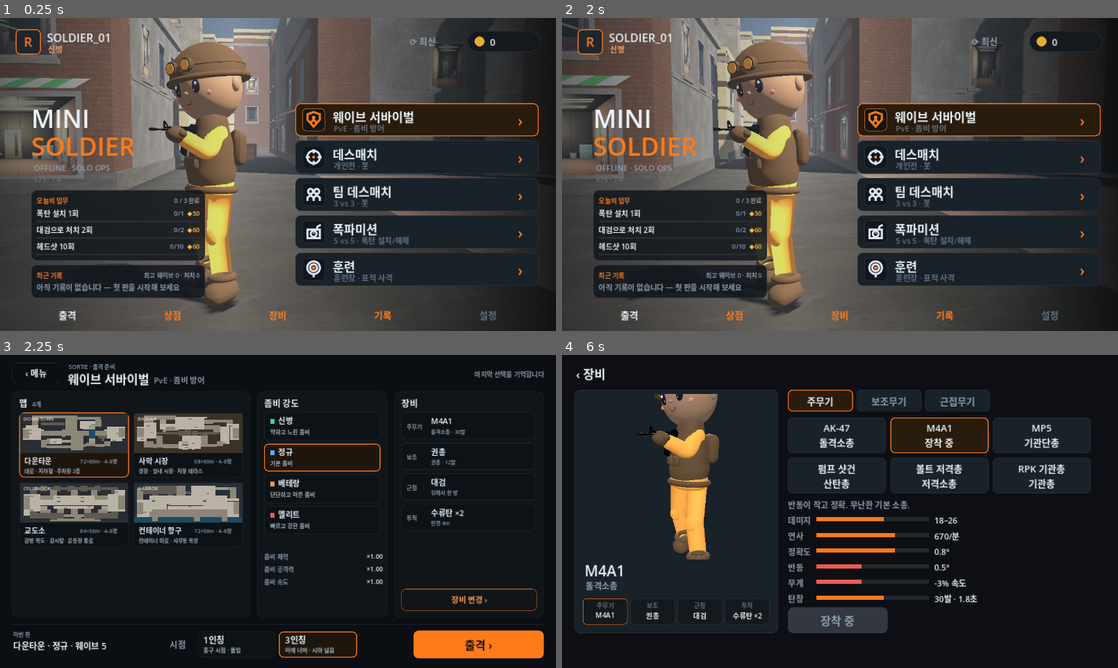
Above: before the commit, frames 1-4 (two rows, left to right).
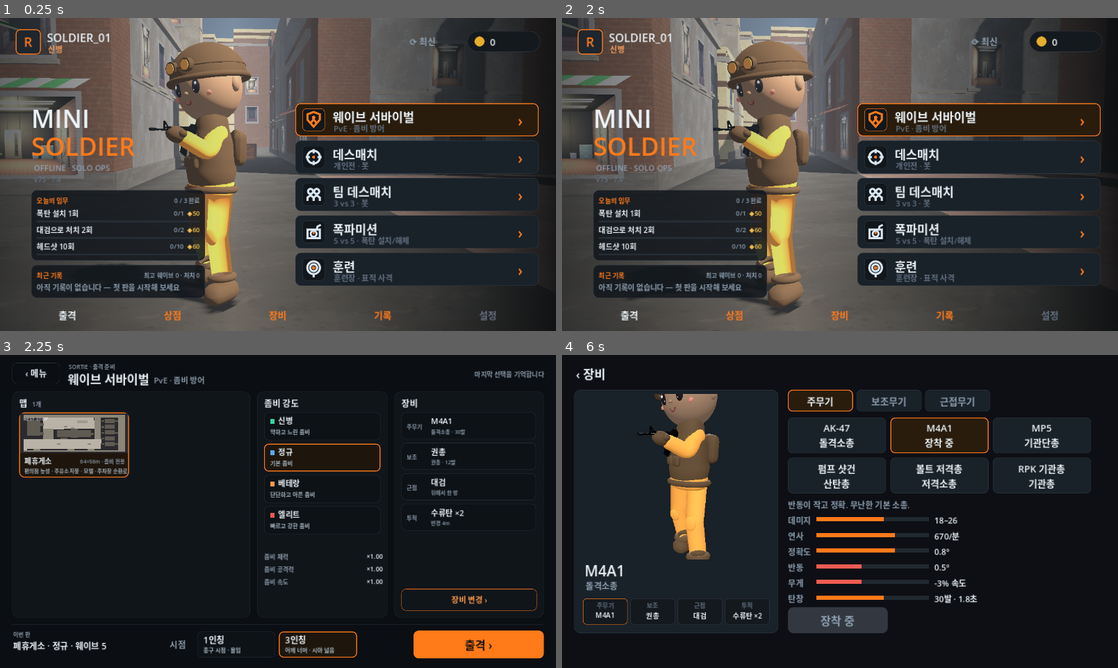
Above: after the commit, the same moments.

Repository: jjongjjongs/Reborn
Game: Godot game, scene res://Menu.tscn
Same seed, same stepped clock (60 frames per second), same inputs: the game is played once before the commit and once after it.
Inputs (mouse positions are in pixels of both pictures, inside the frame that each line leads up to):
- Up to frame 1 (0.25 s): no input
- Up to frame 2 (2 s): click "⟳ 최신" at 0.5 s; click "닫기" at 1.25 s
- Up to frame 3 (2.25 s): click (417, 455) at 2.02 s
- Up to frame 4 (6 s): click (634, 445) at 2.75 s, where only the run after the commit has a clickable "폐휴게소"; click (979, 492) at 3.52 s; click (979, 530) at 4.27 s; click (979, 567) at 5.02 s; click (979, 605) at 5.77 s

Frames 1-2 are identical in both runs. In frame 3, 10% of the frame differs, in the area x 2-44%, y 14-95%; in frame 4, nothing differs.

Commit message:
Zombie survival gets its own map: abandoned highway rest stop (dusk)
Plan zombie_reststop (shop hold-out, climbable fuel canopy, motel rooms, parking loop, garage),
dedicated zombie spawns (z) in the ASCII plans, dusk theme, rest-stop props; survival sortie lists
only zombie maps.

Co-Authored-By: Claude Opus 5.5 <noreply@anthropic.com>
Claude-Session: https://claude.ai/code/session_017gCHGQkLFHx2VS6S1QuV14

Diff:
--- /dev/null
+++ b/game/assets/maps/zombie_reststop.json
@@ -0,0 +1,788 @@
+{
+ "name": "zombie_reststop",
+ "theme": "dusk",
+ "mode": "survival",
+ "W": 64.0,
+ "H": 56.0,
+ "_note": "generated by tools/blender/ascii_plan.py from zombie_reststop.txt",
+ "spaces": [
+  [
+   "street",
+   2.0,
+   2.0,
+   62.0,
+   6.0,
+   0.0,
+   null
+  ],
+  [
+   "plaza",
+   14.0,
+   6.0,
+   44.0,
+   10.0,
+   0.0,
+   null
+  ],
+  [
+   "street",
+   44.0,
+   6.0,
+   48.0,
+   36.0,
+   0.0,
+   null
+  ],
+  [
+   "street",
+   58.0,
+   6.0,
+   62.0,
+   54.0,
+   0.0,
+   null
+  ],
+  [
+   "room",
+   50.0,
+   8.0,
+   56.0,
+   14.0,
+   0.0,
+   3.2
+  ],
+  [
+   "room",
+   4.0,
+   10.0,
+   12.0,
+   32.0,
+   0.0,
+   3.2
+  ],
+  [
+   "plaza",
+   14.0,
+   10.0,
+   18.0,
+   22.0,
+   0.0,
+   null
+  ],
+  [
+   "plaza",
+   18.0,
+   10.0,
+   34.0,
+   16.0,
+   3.2,
+   null
+  ],
+  [
+   "plaza",
+   40.0,
+   10.0,
+   44.0,
+   22.0,
+   0.0,
+   null
+  ],
+  [
+   "room",
+   48.0,
+   10.0,
+   50.0,
+   12.0,
+   0.0,
+   3.2
+  ],
+  [
+   "room",
+   56.0,
+   10.0,
+   58.0,
+   12.0,
+   0.0,
+   3.2
+  ],
+  [
+   "room",
+   12.0,
+   14.0,
+   14.0,
+   18.0,
+   0.0,
+   3.2
+  ],
+  [
+   "plaza",
+   34.0,
+   14.0,
+   40.0,
+   22.0,
+   0.0,
+   null
+  ],
+  [
+   "plaza",
+   18.0,
+   16.0,
+   34.0,
+   18.0,
+   0.0,
+   null
+  ],
+  [
+   "room",
+   50.0,
+   16.0,
+   56.0,
+   22.0,
+   0.0,
+   3.2
+  ],
+  [
+   "plaza",
+   18.0,
+   18.0,
+   26.0,
+   22.0,
+   0.0,
+   null
+  ],
+  [
+   "street",
+   26.0,
+   18.0,
+   28.0,
+   20.0,
+   0.0,
+   null
+  ],
+  [
+   "plaza",
+   28.0,
+   18.0,
+   34.0,
+   20.0,
+   0.0,
+   null
+  ],
+  [
+   "room",
+   48.0,
+   18.0,
+   50.0,
+   20.0,
+   0.0,
+   3.2
+  ],
+  [
+   "plaza",
+   26.0,
+   20.0,
+   30.0,
+   22.0,
+   0.0,
+   null
+  ],
+  [
+   "street",
+   30.0,
+   20.0,
+   32.0,
+   22.0,
+   0.0,
+   null
+  ],
+  [
+   "plaza",
+   32.0,
+   20.0,
+   34.0,
+   22.0,
+   0.0,
+   null
+  ],
+  [
+   "street",
+   14.0,
+   22.0,
+   20.0,
+   36.0,
+   0.0,
+   null
+  ],
+  [
+   "room",
+   30.0,
+   22.0,
+   34.0,
+   34.0,
+   0.0,
+   3.2
+  ],
+  [
+   "room",
+   22.0,
+   24.0,
+   30.0,
+   34.0,
+   0.0,
+   3.2
+  ],
+  [
+   "room",
+   34.0,
+   24.0,
+   42.0,
+   34.0,
+   0.0,
+   3.2
+  ],
+  [
+   "room",
+   50.0,
+   24.0,
+   56.0,
+   30.0,
+   0.0,
+   3.2
+  ],
+  [
+   "room",
+   12.0,
+   26.0,
+   14.0,
+   30.0,
+   0.0,
+   3.2
+  ],
+  [
+   "room",
+   48.0,
+   26.0,
+   50.0,
+   28.0,
+   0.0,
+   3.2
+  ],
+  [
+   "room",
+   56.0,
+   26.0,
+   58.0,
+   28.0,
+   0.0,
+   3.2
+  ],
+  [
+   "room",
+   42.0,
+   28.0,
+   44.0,
+   30.0,
+   0.0,
+   3.2
+  ],
+  [
+   "room",
+   50.0,
+   32.0,
+   56.0,
+   38.0,
+   0.0,
+   3.2
+  ],
+  [
+   "room",
+   24.0,
+   34.0,
+   28.0,
+   36.0,
+   0.0,
+   3.2
+  ],
+  [
+   "room",
+   48.0,
+   34.0,
+   50.0,
+   36.0,
+   0.0,
+   3.2
+  ],
+  [
+   "plaza",
+   2.0,
+   36.0,
+   48.0,
+   42.0,
+   0.0,
+   null
+  ],
+  [
+   "room",
+   50.0,
+   40.0,
+   56.0,
+   46.0,
+   0.0,
+   3.2
+  ],
+  [
+   "plaza",
+   2.0,
+   42.0,
+   22.0,
+   50.0,
+   0.0,
+   null
+  ],
+  [
+   "street",
+   22.0,
+   42.0,
+   24.0,
+   44.0,
+   0.0,
+   null
+  ],
+  [
+   "plaza",
+   24.0,
+   42.0,
+   40.0,
+   50.0,
+   0.0,
+   null
+  ],
+  [
+   "street",
+   40.0,
+   42.0,
+   42.0,
+   44.0,
+   0.0,
+   null
+  ],
+  [
+   "plaza",
+   42.0,
+   42.0,
+   48.0,
+   50.0,
+   0.0,
+   null
+  ],
+  [
+   "room",
+   48.0,
+   42.0,
+   50.0,
+   44.0,
+   0.0,
+   3.2
+  ],
+  [
+   "room",
+   56.0,
+   42.0,
+   58.0,
+   44.0,
+   0.0,
+   3.2
+  ],
+  [
+   "plaza",
+   22.0,
+   44.0,
+   24.0,
+   50.0,
+   0.0,
+   null
+  ],
+  [
+   "plaza",
+   40.0,
+   44.0,
+   42.0,
+   50.0,
+   0.0,
+   null
+  ],
+  [
+   "plaza",
+   2.0,
+   50.0,
+   4.0,
+   52.0,
+   0.0,
+   null
+  ],
+  [
+   "street",
+   8.0,
+   50.0,
+   12.0,
+   54.0,
+   0.0,
+   null
+  ],
+  [
+   "street",
+   28.0,
+   50.0,
+   32.0,
+   54.0,
+   0.0,
+   null
+  ],
+  [
+   "street",
+   40.0,
+   50.0,
+   44.0,
+   54.0,
+   0.0,
+   null
+  ],
+  [
+   "street",
+   2.0,
+   52.0,
+   8.0,
+   54.0,
+   0.0,
+   null
+  ],
+  [
+   "street",
+   12.0,
+   52.0,
+   28.0,
+   54.0,
+   0.0,
+   null
+  ],
+  [
+   "street",
+   32.0,
+   52.0,
+   40.0,
+   54.0,
+   0.0,
+   null
+  ],
+  [
+   "street",
+   44.0,
+   52.0,
+   58.0,
+   54.0,
+   0.0,
+   null
+  ],
+  [
+   "street",
+   18.0,
+   10.0,
+   34.0,
+   16.0,
+   0.0,
+   2.8
+  ]
+ ],
+ "ramps": [
+  [
+   34.0,
+   10.0,
+   40.0,
+   14.0,
+   0.0,
+   3.2,
+   "w",
+   null
+  ]
+ ],
+ "blocks": [
+  [
+   30.25,
+   4.25,
+   1.5,
+   1.5,
+   1.1,
+   "crate"
+  ],
+  [
+   48.25,
+   4.25,
+   1.5,
+   1.5,
+   1.1,
+   "crate"
+  ],
+  [
+   24.25,
+   6.25,
+   1.5,
+   1.5,
+   1.1,
+   "crate"
+  ],
+  [
+   36.25,
+   6.25,
+   1.5,
+   1.5,
+   2.2,
+   "crate"
+  ],
+  [
+   6.25,
+   14.25,
+   3.5,
+   1.5,
+   2.2,
+   "crate"
+  ],
+  [
+   42.25,
+   18.25,
+   1.5,
+   1.5,
+   1.1,
+   "crate"
+  ],
+  [
+   16.25,
+   20.25,
+   1.5,
+   1.5,
+   1.1,
+   "crate"
+  ],
+  [
+   4.25,
+   24.25,
+   1.5,
+   3.5,
+   1.1,
+   "crate"
+  ],
+  [
+   26.0,
+   26.0,
+   4.0,
+   2.0,
+   1.0,
+   "barrier"
+  ],
+  [
+   34.0,
+   26.0,
+   4.0,
+   2.0,
+   1.0,
+   "barrier"
+  ],
+  [
+   26.0,
+   30.0,
+   4.0,
+   2.0,
+   1.0,
+   "barrier"
+  ],
+  [
+   34.0,
+   30.0,
+   4.0,
+   2.0,
+   1.0,
+   "barrier"
+  ],
+  [
+   4.0,
+   38.0,
+   4.0,
+   4.0,
+   2.6,
+   "cont0"
+  ],
+  [
+   4.0,
+   44.0,
+   2.0,
+   4.0,
+   2.6,
+   "cont1"
+  ],
+  [
+   12.25,
+   46.25,
+   1.5,
+   1.5,
+   2.2,
+   "crate"
+  ]
+ ],
+ "att_spawns": [],
+ "def_spawns": [],
+ "ffa_spawns": [
+  [
+   27.0,
+   19.0
+  ],
+  [
+   31.0,
+   21.0
+  ],
+  [
+   17.0,
+   31.0
+  ],
+  [
+   23.0,
+   43.0
+  ],
+  [
+   41.0,
+   43.0
+  ]
+ ],
+ "zombie_spawns": [
+  [
+   3.0,
+   3.0
+  ],
+  [
+   61.0,
+   5.0
+  ],
+  [
+   61.0,
+   27.0
+  ],
+  [
+   3.0,
+   53.0
+  ],
+  [
+   31.0,
+   53.0
+  ],
+  [
+   61.0,
+   53.0
+  ]
+ ],
+ "props": [
+  [
+   "barrel",
+   53.0,
+   5.0,
+   0
+  ],
+  [
+   "lamp",
+   15.0,
+   9.0,
+   0
+  ],
+  [
+   "barrel",
+   17.0,
+   9.0,
+   0
+  ],
+  [
+   "lamp",
+   43.0,
+   9.0,
+   0
+  ],
+  [
+   "lamp",
+   47.0,
+   17.0,
+   0
+  ],
+  [
+   "barrel",
+   47.0,
+   23.0,
+   0
+  ],
+  [
+   "barrel",
+   11.0,
+   39.0,
+   0
+  ],
+  [
+   "lamp",
+   15.0,
+   39.0,
+   0
+  ],
+  [
+   "lamp",
+   33.0,
+   39.0,
+   0
+  ],
+  [
+   "lamp",
+   47.0,
+   39.0,
+   0
+  ],
+  [
+   "car",
+   20.0,
+   41.0,
+   90
+  ],
+  [
+   "car",
+   38.0,
+   41.0,
+   90
+  ],
+  [
+   "car",
+   30.0,
+   45.0,
+   90
+  ],
+  [
+   "car",
+   20.0,
+   47.0,
+   90
+  ],
+  [
+   "barrel",
+   39.0,
+   47.0,
+   0
+  ],
+  [
+   "tree",
+   3.0,
+   51.0,
+   0
+  ],
+  [
+   "tree",
+   61.0,
+   51.0,
+   0
+  ]
+ ],
+ "mid": [
+  32.0,
+  28.0
+ ]
+}
--- a/game/main.gd
+++ b/game/main.gd
@@ -23,6 +23,7 @@
 	add_child(wm)
 
 func _build_world() -> void:
+	Controls.sel_map = "reststop"            # survival has its own map(s)
 	_map = MapBuilder.build(Controls.sel_map, self)
 
 func _add_box(parent: Node, size: Vector3, pos: Vector3, c: Color) -> void:
--- a/game/map_builder.gd
+++ b/game/map_builder.gd
@@ -16,10 +16,10 @@
 	b.root = parent
 	Radar.overview = null      # plan maps set their drawn overview; others are baked by the radar
 	match id:
-		"quarter", "dockside", "facility", "downtown", "bazaar", "cell", "harbor", "range":
+		"quarter", "dockside", "facility", "downtown", "bazaar", "cell", "harbor", "range", "reststop":
 			var m := MapPlan.new()
 			m.root = parent
-			return m.build_plan({"quarter": "oldquarter", "range": "training"}.get(id, id))
+			return m.build_plan({"quarter": "oldquarter", "range": "training", "reststop": "zombie_reststop"}.get(id, id))
 		"oldtown":
 			var o := MapOldTown.new()
 			o.root = parent
--- a/game/map_plan.gd
+++ b/game/map_plan.gd
@@ -13,6 +13,7 @@
 	"harbor": [Color(0.60, 0.72, 0.84), Color(0.76, 0.80, 0.86), Vector3(-42, -60, 0), Color(1.0, 0.92, 0.82), 1.15, Color(0.66, 0.74, 0.82)],
 	"city": [Color(0.60, 0.70, 0.82), Color(0.78, 0.80, 0.84), Vector3(-55, 40, 0), Color(1.0, 0.95, 0.88), 1.2, Color(0.68, 0.72, 0.78)],
 	"base": [Color(0.64, 0.72, 0.80), Color(0.82, 0.80, 0.76), Vector3(-50, -50, 0), Color(1.0, 0.94, 0.84), 1.2, Color(0.74, 0.76, 0.76)],
+	"dusk": [Color(0.42, 0.36, 0.44), Color(0.56, 0.54, 0.60), Vector3(-18, -70, 0), Color(1.0, 0.62, 0.38), 1.0, Color(0.40, 0.42, 0.40), 0.016],
 	"lab": [Color(0.66, 0.72, 0.78), Color(0.80, 0.82, 0.84), Vector3(-60, -15, 0), Color(0.96, 0.97, 1.0), 1.15, Color(0.70, 0.74, 0.78)],
 }
 var plan := {}
@@ -24,7 +25,7 @@
 	_hw = float(plan["W"]) * 0.5; _hh = float(plan["H"]) * 0.5
 	_bx = _hw; _bz = _hh
 	var e: Array = ENVS.get(String(plan.get("theme", "old")), ENVS["old"])
-	_env(e[0], e[1], 1.0, e[2], e[3], e[4], e[5], 0.006)
+	_env(e[0], e[1], 1.0, e[2], e[3], e[4], e[5], float(e[6]) if e.size() > 6 else 0.006)
 	var model: Node3D = (load("res://assets/maps/%s.gltf" % file) as PackedScene).instantiate()
 	nav.add_child(model)
 	for mi in model.find_children("*", "MeshInstance3D", true, false):
@@ -42,6 +43,7 @@
 	solid(-w, -h, w, -_hh, 30); solid(-w, _hh, w, h, 30)
 	solid(-w, -_hh, -_hw, _hh, 30); solid(_hw, -_hh, w, _hh, 30)
 	_plan_props()
+	if String(plan.get("name", "")) == "zombie_reststop": _reststop_props()
 	Radar.overview = _overview()
 	var bomb := plan.has("siteA") and plan.has("siteB")
 	if bomb:
@@ -55,7 +57,10 @@
 	var ffa: Array[Vector3] = []
 	for p in plan.get("ffa_spawns", []): ffa.append(_wp(p) + Vector3(0, 1.0, 0))
 	if ffa.is_empty(): ffa = att + def
-	var out := {"att": att, "def": def, "red": att, "blue": def, "ffa": ffa, "zombie": ffa,
+	var zs: Array[Vector3] = []
+	for p in plan.get("zombie_spawns", []): zs.append(_wp(p) + Vector3(0, 1.0, 0))
+	if zs.is_empty(): zs = ffa
+	var out := {"att": att, "def": def, "red": att, "blue": def, "ffa": ffa, "zombie": zs,
 		"player": att[0] if bomb else ffa[0], "bounds": Rect2(-_hw, -_hh, _hw * 2.0, _hh * 2.0),
 		"mid": _wp(plan["mid"]) + Vector3(0, 0.5, 0)}
 	if bomb:
@@ -150,6 +155,44 @@
 				barrel(p + Vector3(0.45, 0, 0.1), cols[(k + 1) % 3])
 				if k % 2 == 0: barrel(p + Vector3(-0.2, 0, 0.55), cols[(k + 2) % 3])
 
+# 폐휴게소: what makes it read as a highway rest stop (pumps under the canopy, pole sign, shop sign, road paint)
+func _reststop_props() -> void:
+	var P := func(x: float, y: float, h := 0.0) -> Vector3: return Vector3(x - _hw, h, y - _hh)
+	var red := Color(0.72, 0.16, 0.12); var white := Color(0.86, 0.85, 0.80); var grey := Color(0.36, 0.37, 0.38)
+	# canopy: columns, striped fascia, pump islands
+	for c in [[19.5, 11], [32.5, 11], [19.5, 15], [32.5, 15]]:
+		cyl(P.call(c[0], c[1], 1.4), 0.2, 2.8, white)
+	for e in [[26.0, 9.9, 16.4, 0.0], [26.0, 16.1, 16.4, 0.0], [17.9, 13.0, 6.4, 90.0]]:
+		box(P.call(e[0], e[1], 2.98), Vector3(e[2], 0.22, 0.14), red, e[3], false, false)
+		box(P.call(e[0], e[1], 3.17), Vector3(e[2], 0.16, 0.14), white, e[3], false, false)
+	for x in [22.5, 26.0, 29.5]:
+		box(P.call(x, 13.0, 0.1), Vector3(2.2, 0.2, 1.0), grey, 0.0, true)
+		box(P.call(x, 13.0, 0.95), Vector3(0.7, 1.5, 0.5), white, 0.0, true)
+		box(P.call(x, 13.0, 1.82), Vector3(0.74, 0.26, 0.54), red, 0.0, false, false)
+		box(P.call(x, 12.74, 1.2), Vector3(0.36, 0.3, 0.02), Color(0.10, 0.14, 0.12), 0.0, false, false)   # display
+	# tall pole sign by the highway
+	cyl(P.call(15.0, 7.0, 4.0), 0.22, 8.0, grey)
+	box(P.call(15.0, 7.0, 8.4), Vector3(3.4, 1.8, 0.3), red, 0.0, false, false)
+	for side in [-1.0, 1.0]:
+		var lb := Label3D.new(); lb.text = "휴게소\n24H"; lb.font_size = 96; lb.pixel_size = 0.01
+		lb.modulate = Color(1, 0.96, 0.86); lb.outline_size = 0; lb.line_spacing = -18
+		lb.position = P.call(15.0, 7.0 + 0.17 * side, 8.4); lb.rotation_degrees.y = 0.0 if side > 0 else 180.0
+		nav.add_child(lb)
+	# shop sign over the forecourt door
+	box(P.call(32.0, 21.9, 3.75), Vector3(7.0, 0.8, 0.16), Color(0.14, 0.30, 0.22), 0.0, false, false)
+	var sl := Label3D.new(); sl.text = "MINI MART"; sl.font_size = 64; sl.pixel_size = 0.01
+	sl.modulate = Color(0.95, 0.92, 0.70); sl.outline_size = 0
+	sl.position = P.call(32.0, 21.8, 3.75); sl.rotation_degrees.y = 180.0
+	nav.add_child(sl)
+	# road paint: highway centre dashes, parking stalls behind the shop
+	for i in 15:
+		box(P.call(4.0 + i * 4.0, 4.0, 0.012), Vector3(2.0, 0.02, 0.18), white, 0.0, false, false)
+	for i in 7:
+		box(P.call(26.0 + i * 3.0, 38.8, 0.012), Vector3(0.12, 0.02, 4.6), white, 0.0, false, false)
+	# quarantine sandbags beside the gaps in the back wall
+	for x in [7.0, 13.0, 27.0, 33.0, 39.0, 45.0]:
+		box(P.call(x, 48.6, 0.32), Vector3(2.4, 0.64, 0.9), Color(0.50, 0.44, 0.32), 0.0, true)
+
 func _palm(p: Vector3, k: int) -> void:
 	var lean := Vector3(0.35 * sin(k), 0, 0.35 * cos(k))
 	for i in 5:   # slightly bent trunk from short segments
--- a/game/sortie.gd
+++ b/game/sortie.gd
@@ -25,6 +25,9 @@
 	{"id": "cell", "plan": "cell", "name": "교도소", "en": "CELLBLOCK", "size": "64×56m · 4–8명", "tag": "감방 복도 · 감시탑 · 운동장 통로", "ready": true, "ground": Color("2a2e33")},
 	{"id": "harbor", "plan": "harbor", "name": "컨테이너 항구", "en": "HARBOR", "size": "72×56m · 4–8명", "tag": "컨테이너 미로 · 사무동 옥상", "ready": true, "ground": Color("263038")},
 ]
+const ZOMBIE_MAPS := [
+	{"id": "reststop", "plan": "zombie_reststop", "name": "폐휴게소", "en": "REST STOP", "size": "64×56m · 좀비 전용", "tag": "편의점 농성 · 주유소 지붕 · 모텔 · 주차장 순환로", "ready": true, "ground": Color("2b2a2e")},
+]
 const TRAIN_MAPS := [
 	{"id": "range", "plan": "training", "name": "훈련장", "en": "TRAINING", "size": "60×52m · 혼자", "tag": "사격 레인 · 킬하우스 · 장애물 코스", "ready": true, "ground": Color("2a2d31")},
 ]
@@ -32,7 +35,7 @@
 	"room": "5f5a52", "tunnel": "1d4a63", "water": "1d4a63"}
 
 static func map_name(id: String) -> String:
-	for m in BOMB_MAPS + MAPS + TRAIN_MAPS:
+	for m in BOMB_MAPS + MAPS + TRAIN_MAPS + ZOMBIE_MAPS:
 		if m["id"] == id: return m["name"]
 	return id
 
@@ -72,7 +75,7 @@
 	mouse_filter = Control.MOUSE_FILTER_STOP
 	var bg := ColorRect.new(); bg.color = Color(0.043, 0.055, 0.071)
 	bg.set_anchors_and_offsets_preset(Control.PRESET_FULL_RECT); add_child(bg)
-	if not _map_ready(Controls.sel_map): Controls.sel_map = {"bomb": "quarter", "training": "range"}.get(kind, "downtown")
+	if not _map_ready(Controls.sel_map): Controls.sel_map = {"bomb": "quarter", "training": "range", "survival": "reststop"}.get(kind, "downtown")
 
 	# --- top bar ---
 	var back := _btn("‹ 메뉴", 20, Vector2(28, 18), Vector2(110, 48))
@@ -176,6 +179,7 @@
 
 func _maps() -> Array:
 	if kind == "training": return TRAIN_MAPS
+	if kind == "survival": return ZOMBIE_MAPS
 	return BOMB_MAPS if kind == "bomb" else MAPS
 
 func _map_ready(id: String) -> bool:
Binary file added: game/assets/maps/zombie_reststop.bin
Not shown, added: game/assets/maps/zombie_reststop.gltf
Not shown, added: game/assets/maps/zombie_reststop.gltf.import
Not shown, changed: game/export_presets.cfg
